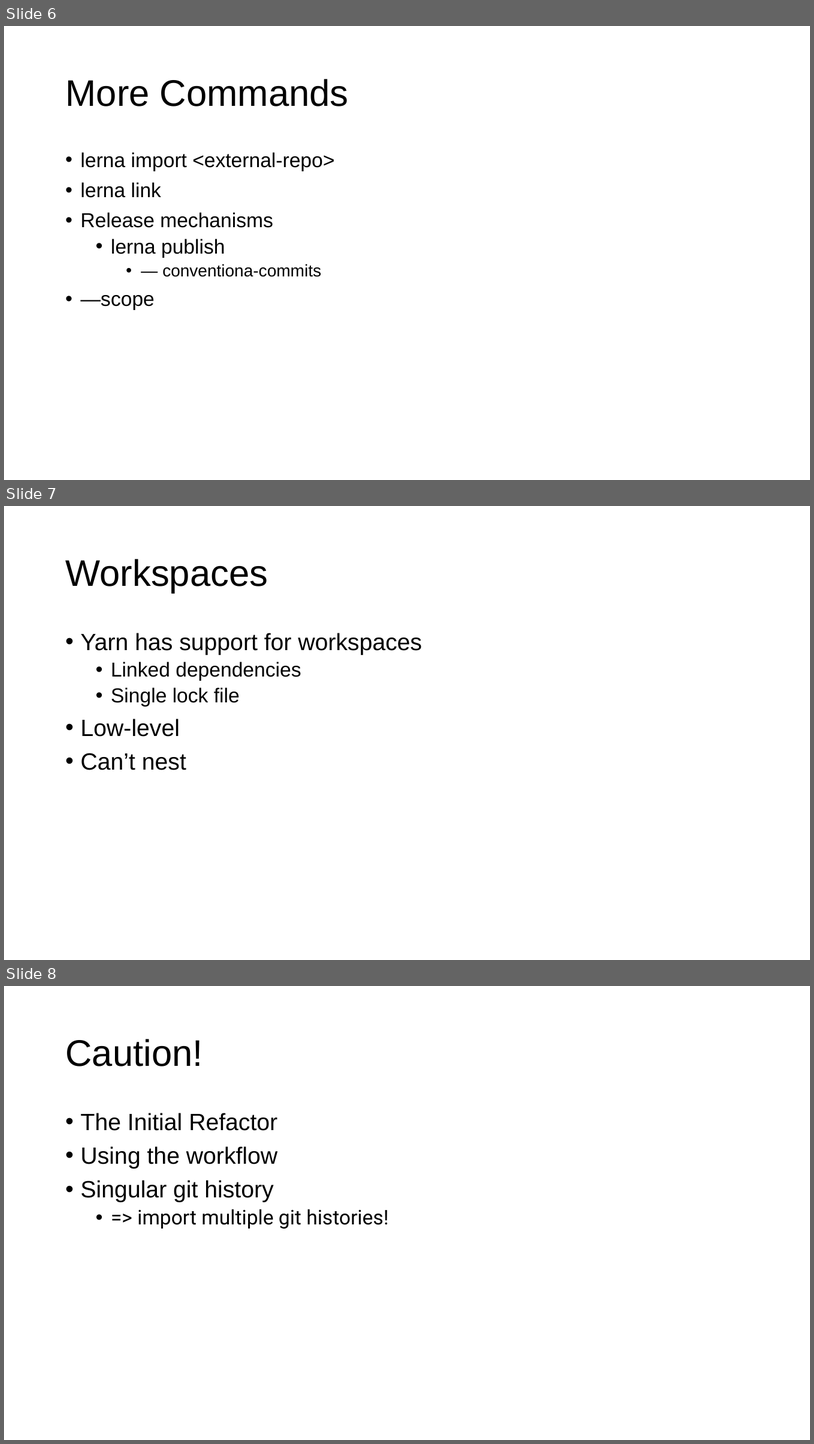
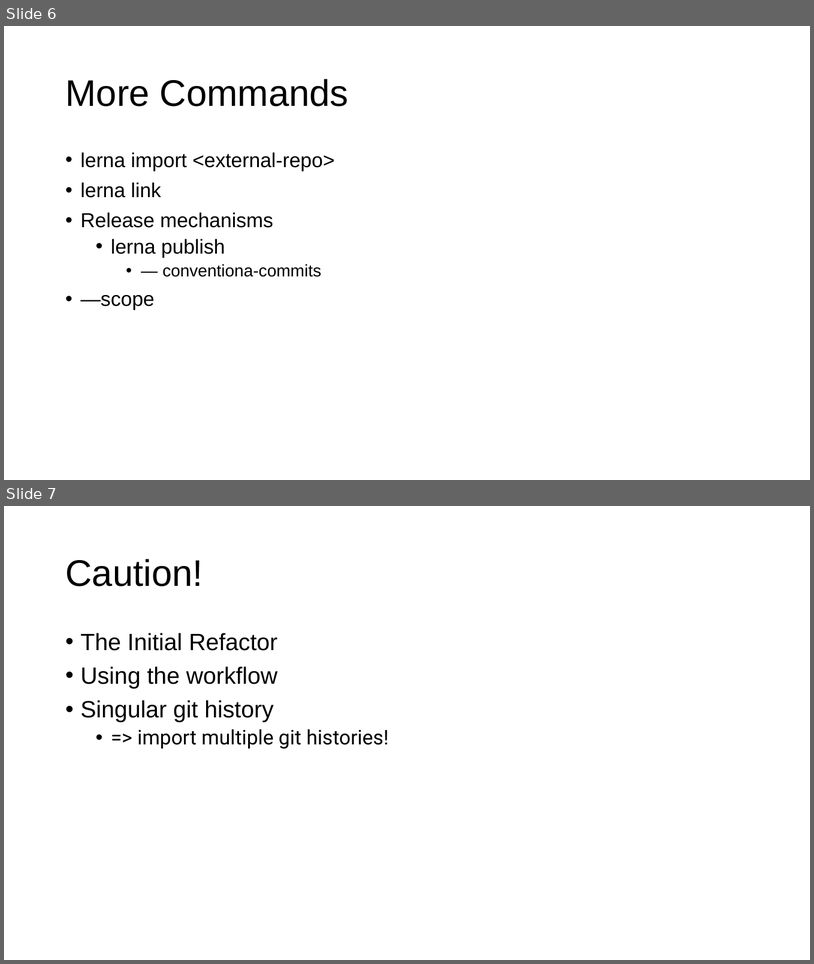
Before and after one commit to EmmaRamirez/taming-the-hydra, a slide deck: taming-the-hydra.pptx. Shown one above the other, each under a label of ours: slides 6, 7 and 8 before the commit, slides 6 and 7 after it. The pictures are 814x1444 and 814x964 pixels, drawn with LibreOffice and Linux fonts; fonts in the diff are those of the drawing. Boxes give left, top, right and bottom in pixels: in the first picture for what was removed or moved away, otherwise in the second. Text is boxed around its words. In the diff, an @@ line names an element or a change of style, - is before the commit and + after.

```diff
--- a/taming-the-hydra.pptx
+++ b/taming-the-hydra.pptx
@@ slide 7 removed at (4,506,810,960), background #FFFFFF @@
@@ title removed at (65,559,268,593) @@
-Workspaces
@@ text removed at (81,633,422,770) @@
-• Yarn has support for workspaces
-  • Linked dependencies
-  • Single lock file
-• Low-level
-• Can’t nest
@@ what was slide 8 is now slide 7 @@
```
Also in this commit, not shown: 2 slides changed.
